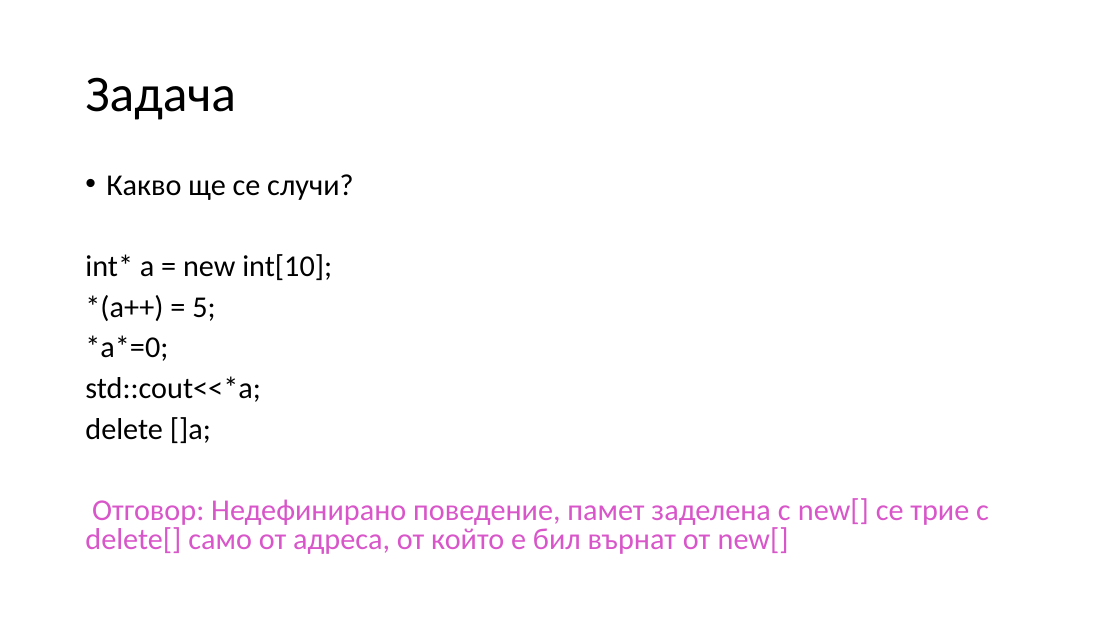
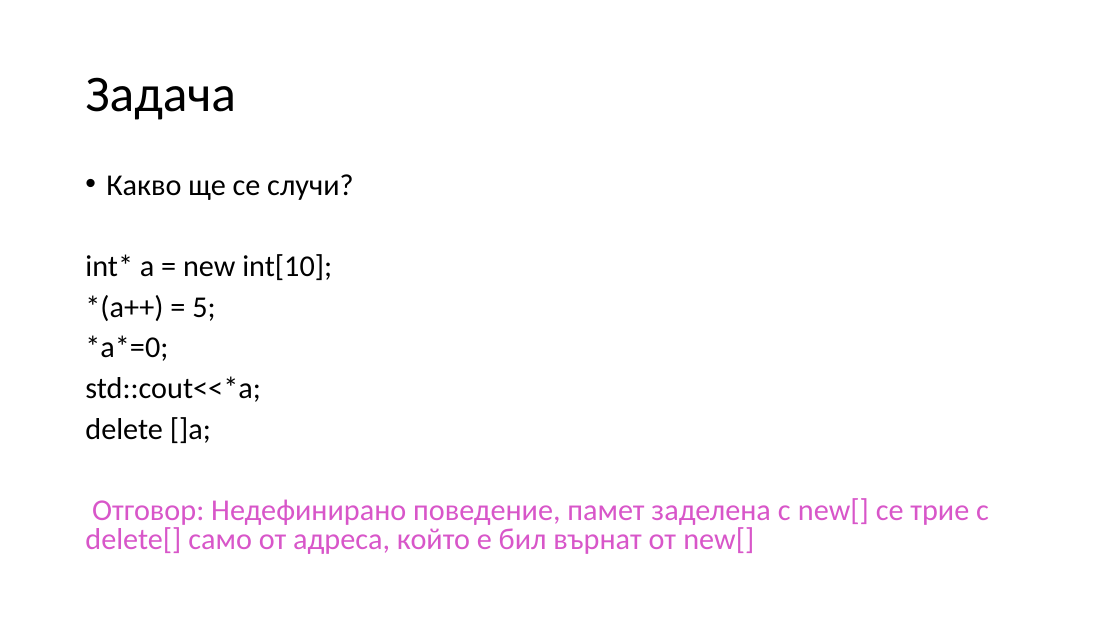
Before and after one commit to Mapmo/Uni-CPP, a slide deck: slide 72 of Introducing To Programming Materials/Consultation 3/Consultation3.pptx. Drawn at 1120x630 pixels with LibreOffice and Linux fonts; fonts in the diff are those of the drawing. Boxes give left, top, right and bottom in pixels: in the first picture for what was removed or moved away, otherwise in the second. Text is boxed around its words. In the diff, an @@ line names an element or a change of style, - is before the commit and + after.

```diff
--- a/Introducing To Programming Materials/Consultation 3/Consultation3.pptx
+++ b/Introducing To Programming Materials/Consultation 3/Consultation3.pptx
@@ text at bbox=[85, 498, 989, 554]: text changed @@
-Отговор: Недефинирано поведение, памет заделена с new[] се трие с delete[] само от адреса, от който е бил върнат от new[]
+Отговор: Недефинирано поведение, памет заделена с new[] се трие с delete[] само от адреса, който е бил върнат от new[]
```
Also in this commit, not shown: 1 other slide changed, 6 slides added.
